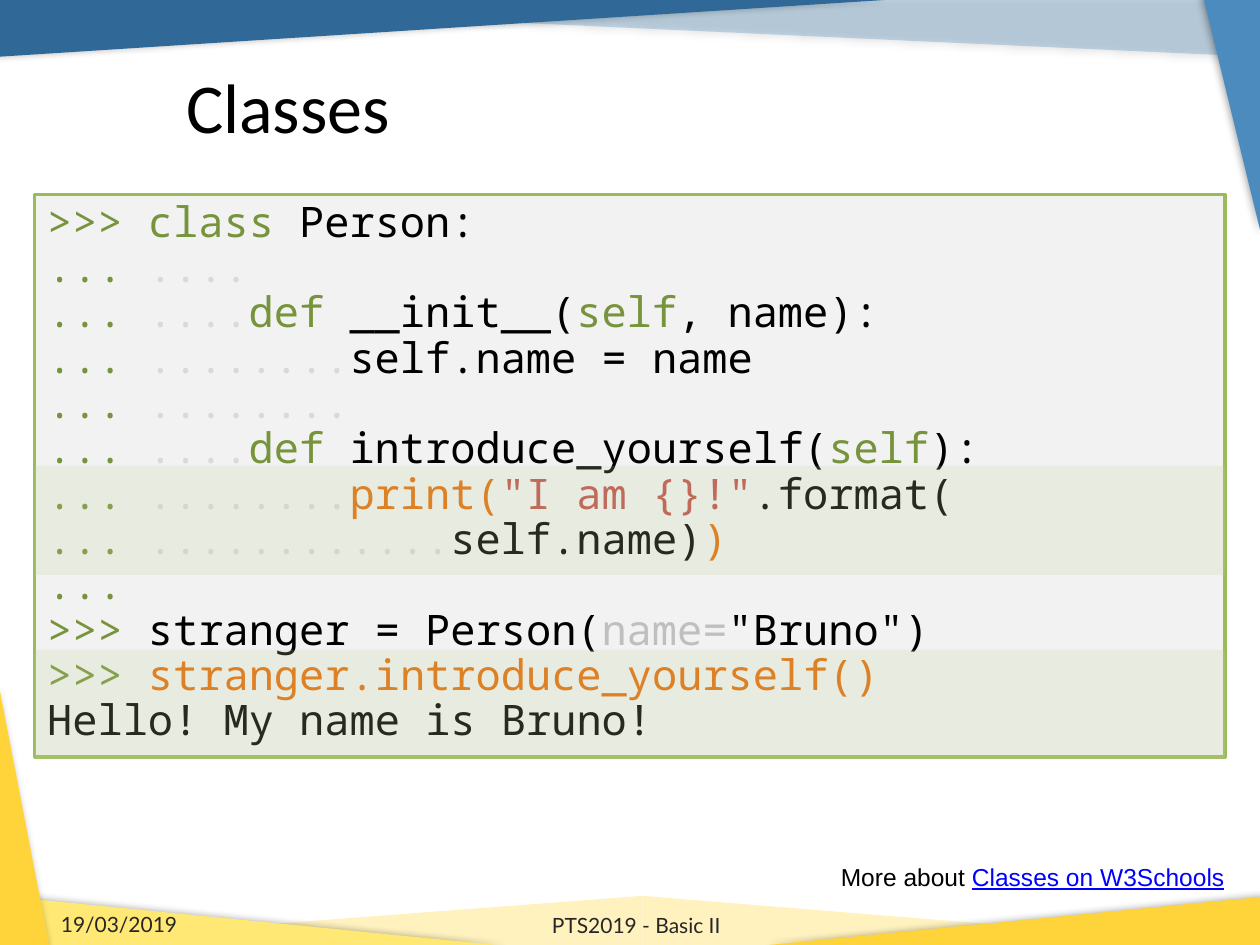
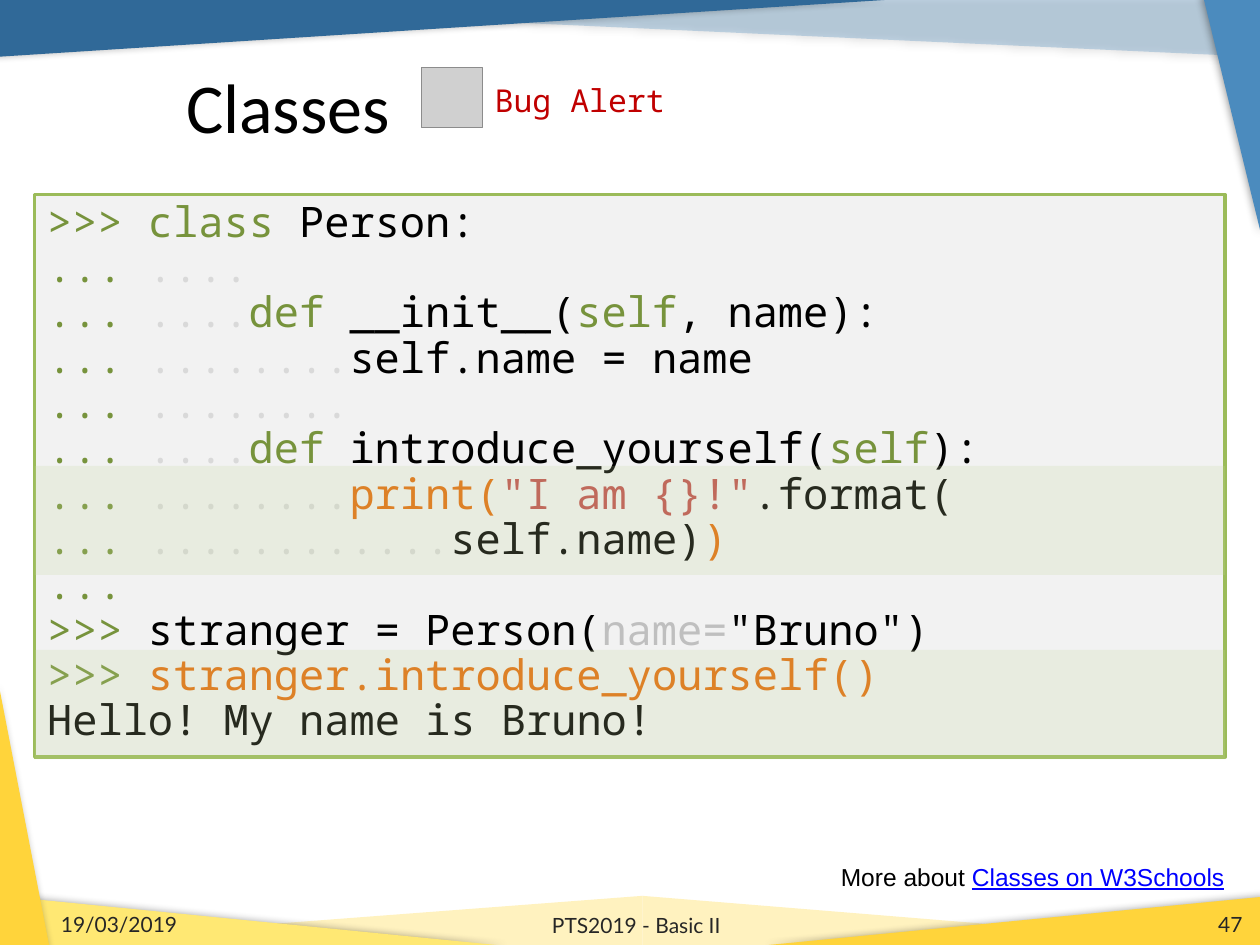
Before and after one commit to b1quint/Python-Tutorial-Series, a slide deck: slide 47 of Presentations/PTS2019_Basics_II.pptx (slide 44 before the commit). Drawn at 1260x945 pixels with LibreOffice and Linux fonts; fonts in the diff are those of the drawing; grey boxes stand for pictures; background and template pictures are left out. Boxes give left, top, right and bottom in pixels: in the first picture for what was removed or moved away, otherwise in the second. Text is boxed around its words. In the diff, an @@ line names an element or a change of style, - is before the commit and + after.

```diff
--- a/Presentations/PTS2019_Basics_II.pptx
+++ b/Presentations/PTS2019_Basics_II.pptx
@@ picture added at (x1=422, y1=67, x2=483, y2=127) @@
@@ text added at (x1=495, y1=88, x2=664, y2=120), 18 pt, text #C00000 @@
+Bug Alert
@@ page number added at (x1=1218, y1=917, x2=1242, y2=932), 12 pt, text #262626 @@
+47
```
Also in this commit, not shown: 43 other slides changed, 10 slides added, 1 other file.
